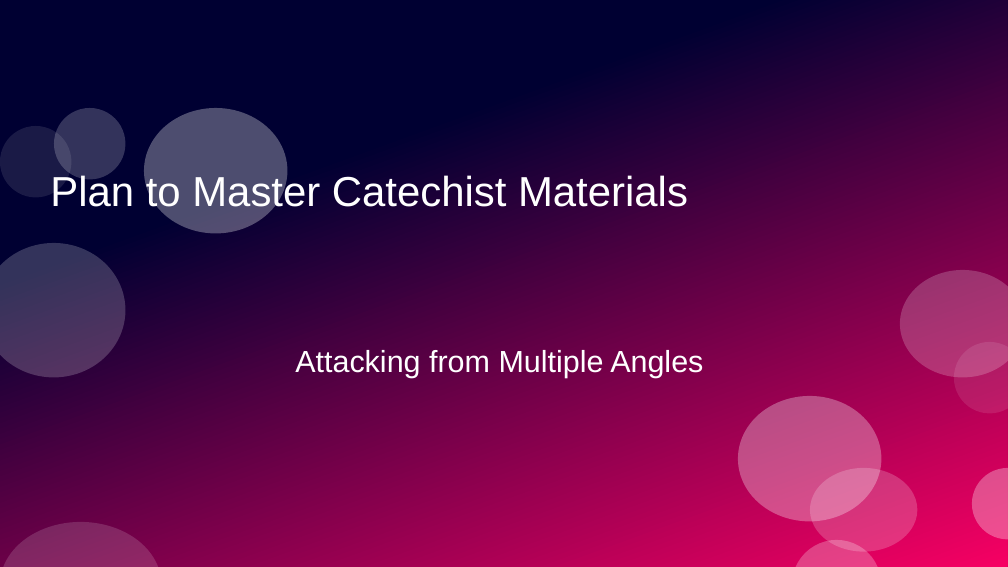
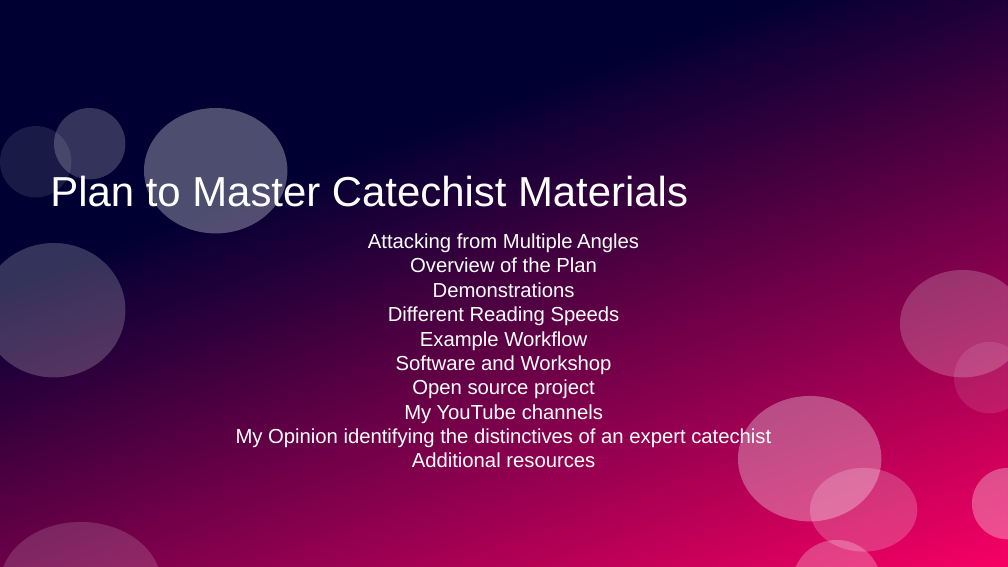
Before and after one commit to stevemac321/Catechist, a slide deck: slide 1 of Mastery.pptx. Drawn at 1008x567 pixels with LibreOffice and Linux fonts; fonts in the diff are those of the drawing. Boxes give left, top, right and bottom in pixels: in the first picture for what was removed or moved away, otherwise in the second. Text is boxed around its words. In the diff, an @@ line names an element or a change of style, - is before the commit and + after.

```diff
--- a/Mastery.pptx
+++ b/Mastery.pptx
@@ subtitle added at bbox=[236, 233, 771, 468], 16 pt, text #FFFFFF @@
+Attacking from Multiple Angles
+Overview of the Plan
+Demonstrations
+Different Reading Speeds
+Example Workflow
+Software and Workshop
+Open source project
+My YouTube channels
+My Opinion identifying the distinctives of an expert catechist
+Additional resources
@@ subtitle removed at bbox=[295, 350, 703, 378] @@
-Attacking from Multiple Angles
```
Also in this commit, not shown: 1 other slide changed, 2 other files.
